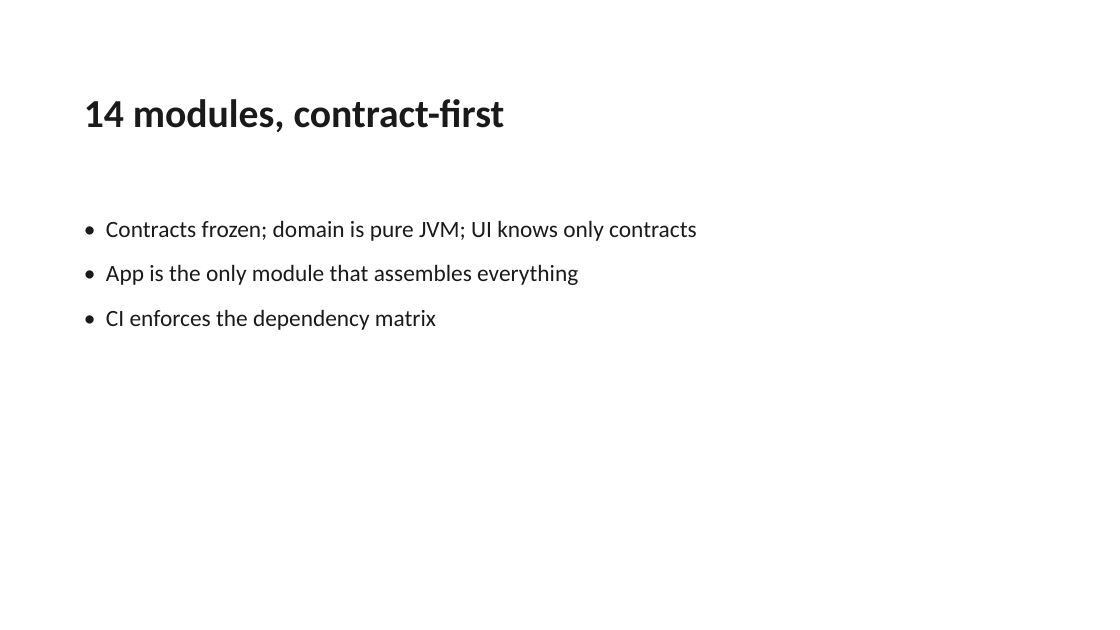
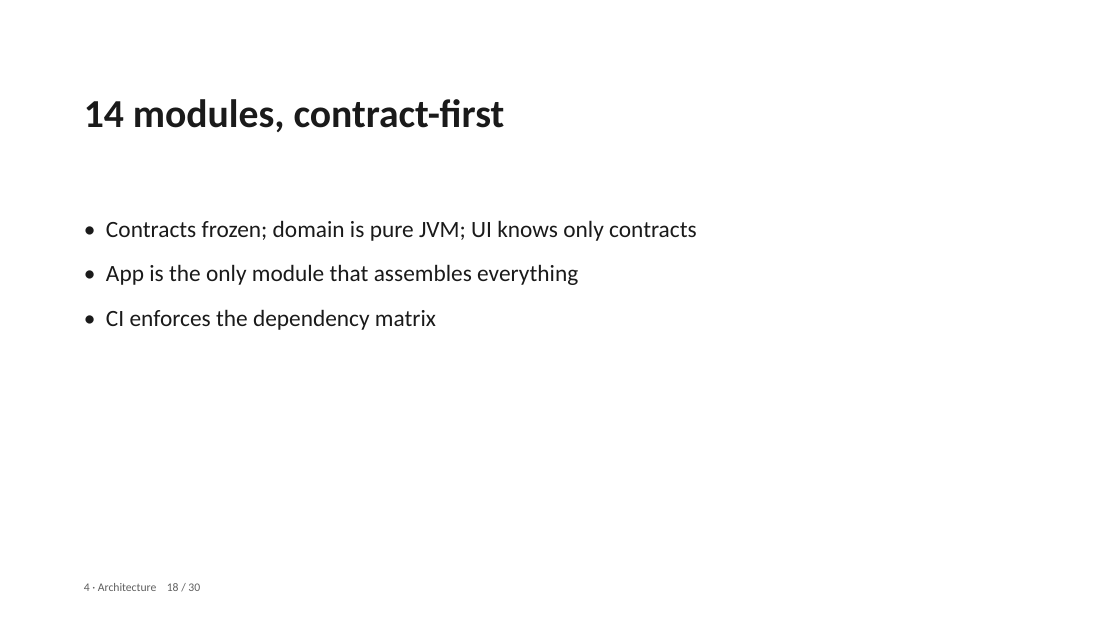
Before and after one commit to pc-buildmate/pcbuildmate, a slide deck: slide 18 of materials/source/Defense_Deck.pptx. Drawn at 1120x630 pixels with LibreOffice and Linux fonts; fonts in the diff are those of the drawing. Boxes give left, top, right and bottom in pixels: in the first picture for what was removed or moved away, otherwise in the second. Text is boxed around its words. In the diff, an @@ line names an element or a change of style, - is before the commit and + after.

```diff
--- a/materials/source/Defense_Deck.pptx
+++ b/materials/source/Defense_Deck.pptx
@@ text added at (x1=84, y1=583, x2=200, y2=591), 10 pt, text #606060 @@
+4 · Architecture 18 / 30
```
Also in this commit, not shown: 28 other slides changed.
